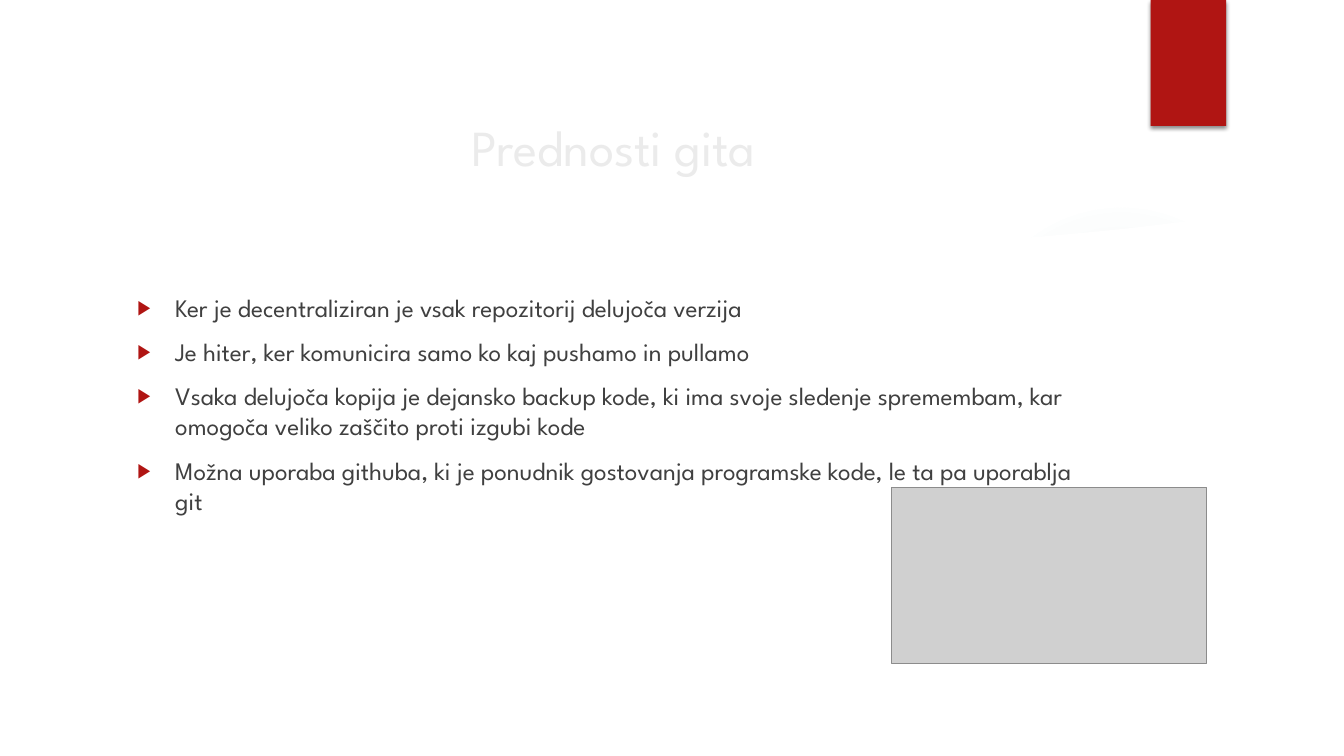
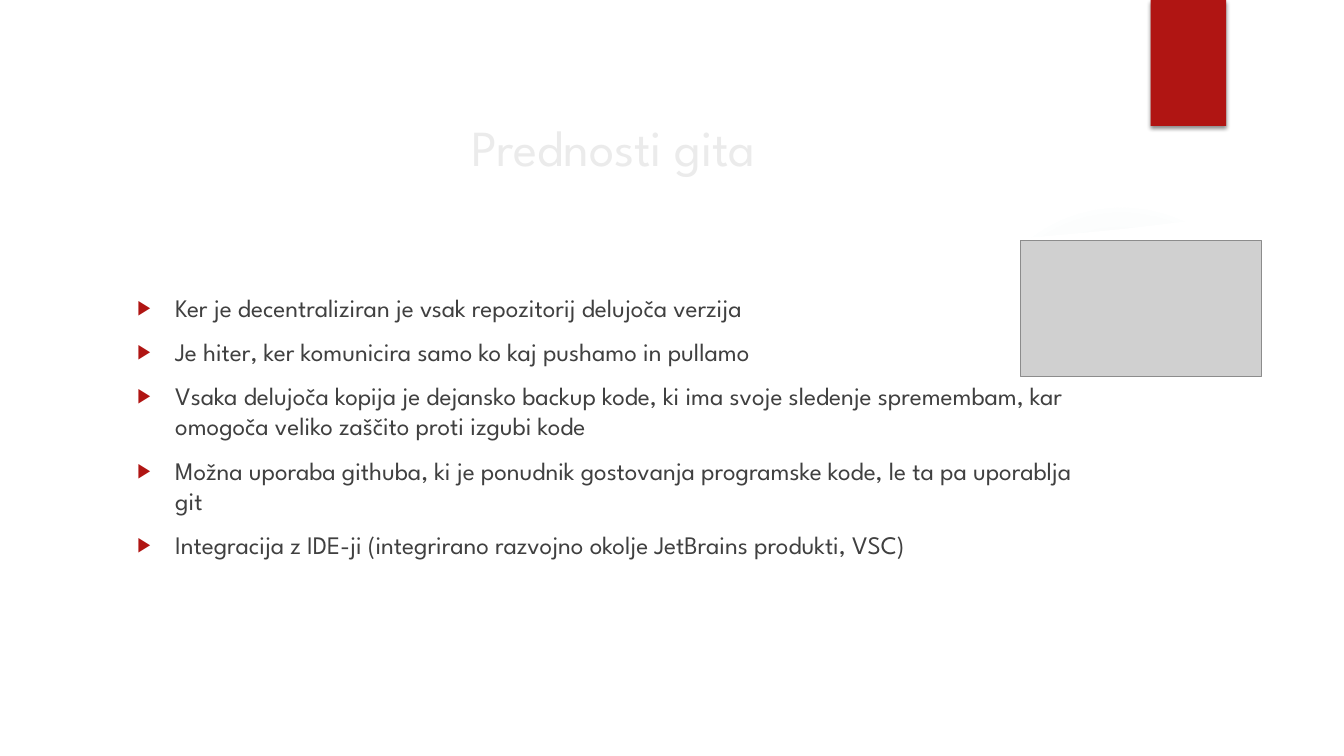
Before and after one commit to turko321/INM, a slide deck: slide 5 of Seminarska.pptx. Drawn at 1344x756 pixels with LibreOffice and Linux fonts; fonts in the diff are those of the drawing; grey boxes stand for pictures; background and template pictures are left out. Boxes give left, top, right and bottom in pixels: in the first picture for what was removed or moved away, otherwise in the second. Text is boxed around its words. In the diff, an @@ line names an element or a change of style, - is before the commit and + after.

```diff
--- a/Seminarska.pptx
+++ b/Seminarska.pptx
@@ picture: place and size @@
-picture at [892,487,1207,663]
+picture at [1020,241,1262,376]
@@ text at [175,536,904,560]: paragraph added @@
+▶ Integracija z IDE-ji (integrirano razvojno okolje JetBrains produkti, VSC)
```
Also in this commit, not shown: 1 other slide changed.
